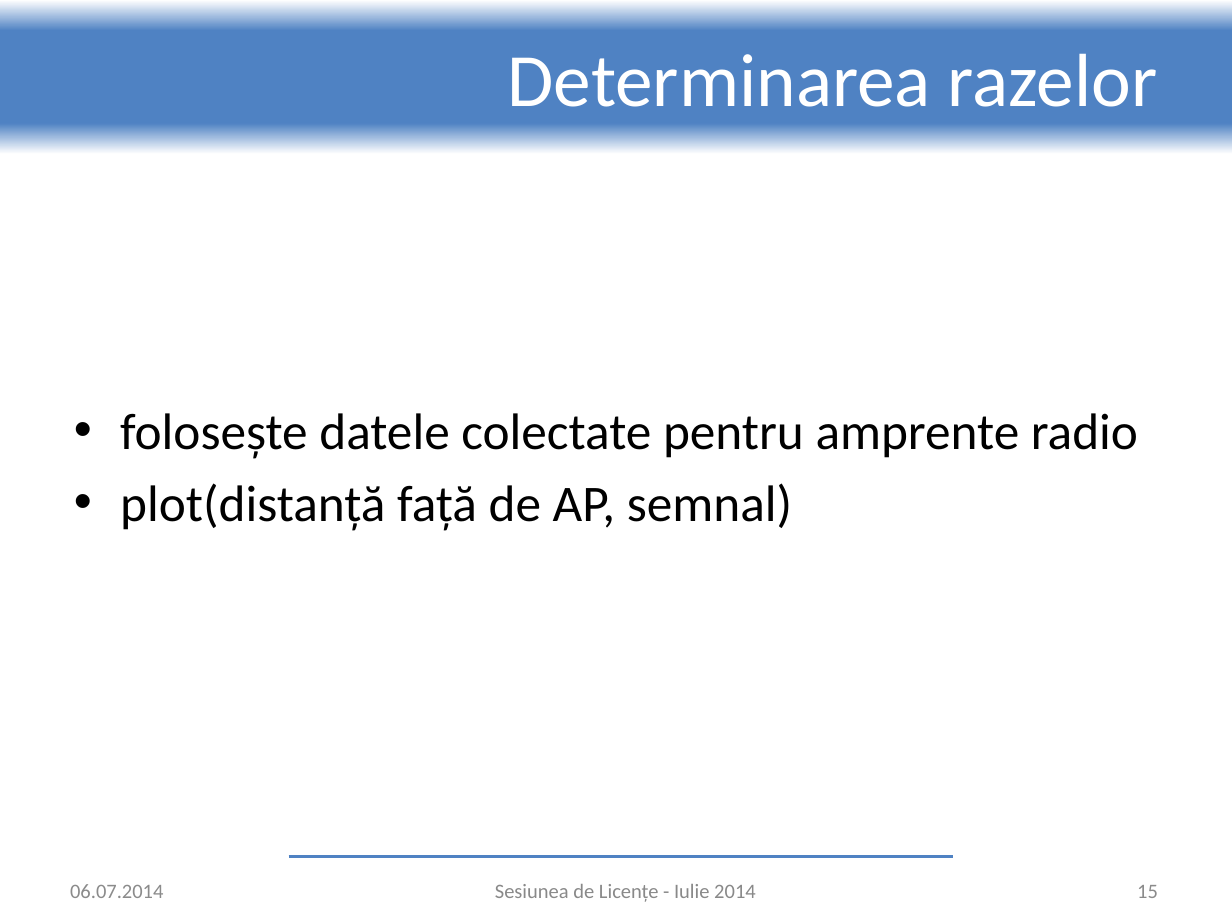
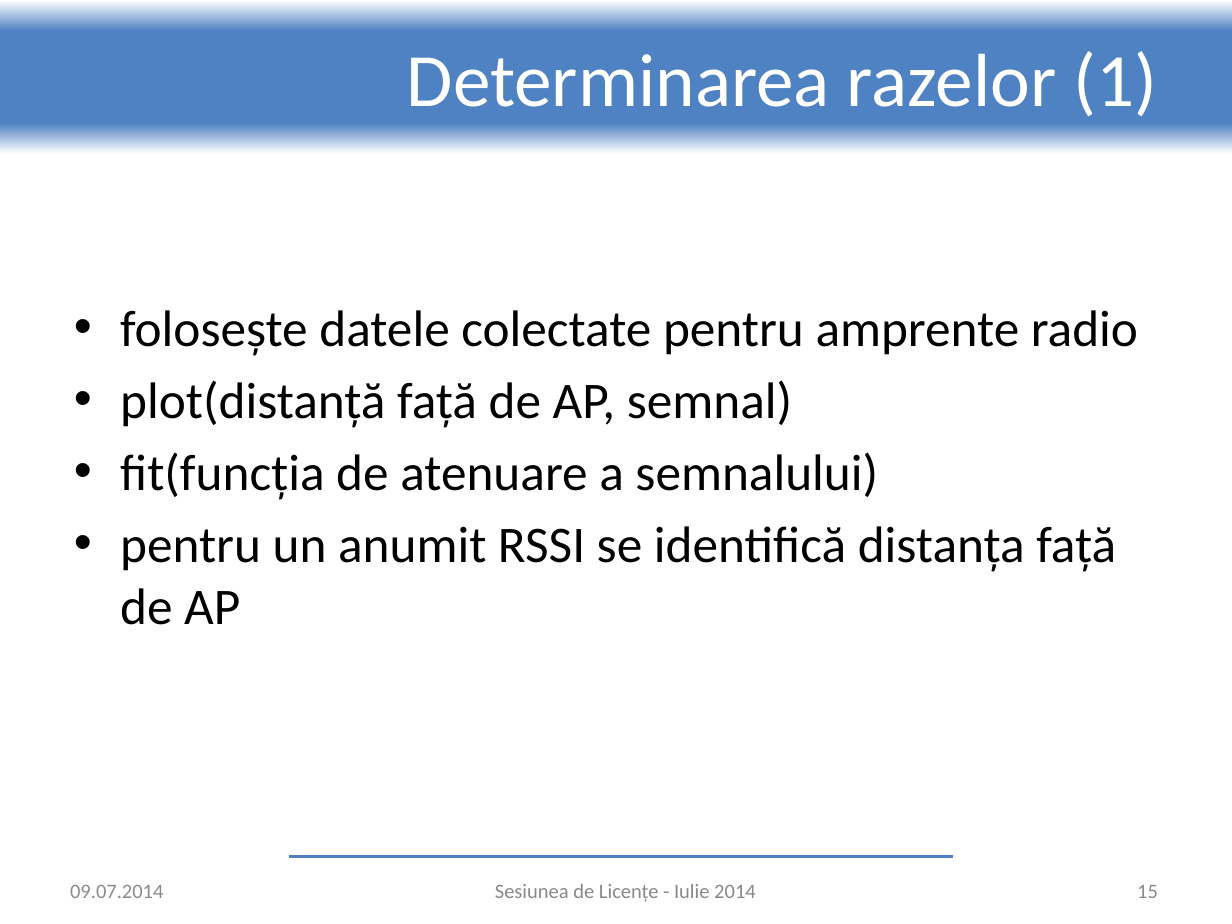
Before and after one commit to adrian-nicolau/radar, a slide deck: slide 15 of presentation.pptx. Drawn at 1232x924 pixels with LibreOffice and Linux fonts; fonts in the diff are those of the drawing; background and template pictures are left out. Boxes give left, top, right and bottom in pixels: in the first picture for what was removed or moved away, otherwise in the second. Text is boxed around its words. In the diff, an @@ line names an element or a change of style, - is before the commit and + after.

```diff
--- a/presentation.pptx
+++ b/presentation.pptx
@@ title at [407,51,1157,116]: text changed @@
-Determinarea razelor
+Determinarea razelor (1)
@@ text at [120,452,1116,625]: paragraphs added @@
+• fit(funcția de atenuare a semnalului)
+• pentru un anumit RSSI se identifică distanța față de AP
@@ text at [70,885,163,898]: text changed @@
-06.07.2014
+09.07.2014
```
Also in this commit, not shown: 15 other slides changed, 5 slides added.
